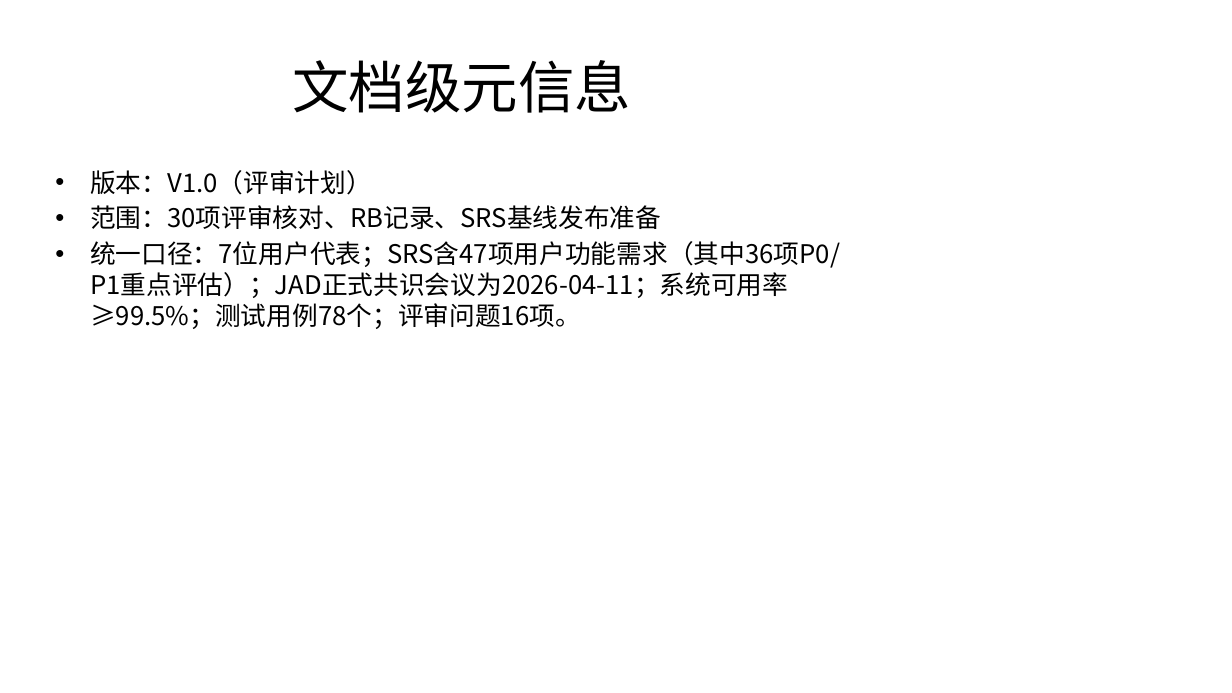
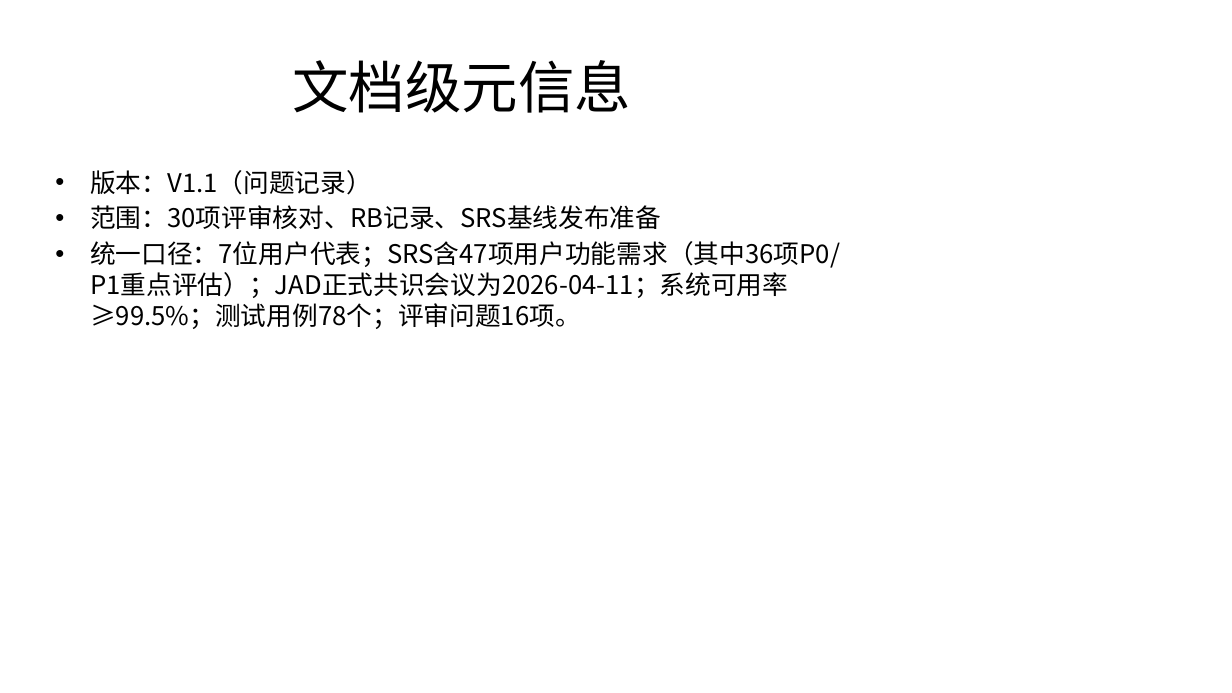
Before and after one commit to yzy1232/docs, a slide deck: slide 2 of 12-评审与基线/评审核对成果展示.pptx. Drawn at 1232x693 pixels with LibreOffice and Linux fonts; fonts in the diff are those of the drawing. Boxes give left, top, right and bottom in pixels: in the first picture for what was removed or moved away, otherwise in the second. Text is boxed around its words. In the diff, an @@ line names an element or a change of style, - is before the commit and + after.

Commit message:
docs(review): 记录评审问题和设计修订

```diff
--- a/12-评审与基线/评审核对成果展示.pptx
+++ b/12-评审与基线/评审核对成果展示.pptx
@@ text at bbox=[90, 170, 372, 195]: text changed @@
-• 版本：V1.0（评审计划）
+• 版本：V1.1（问题记录）
```
Also in this commit, not shown: 2 other slides changed, 1 slide added, 1 slide removed, 10 other files.
